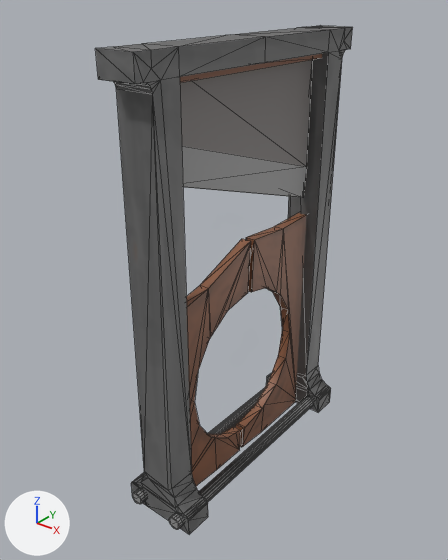
The glTF model assets/guillotine.glb as it was, and as the next commit left it.
Camera for both pictures: a camera (50 mm lens) standing at (8.1, -10.89, 11.23) and looking at (-0.32, -0.37, 4.7). The axes (+X, +Y, +Z) are drawn at lower left. The lights are the same throughout. Mesh edges are drawn as thin lines. Where no turn or scale is listed for an object, it has been applied to the vertices. Vertices at the same position are counted once.

Objects in the first picture: 'Blade', 'Frame'.
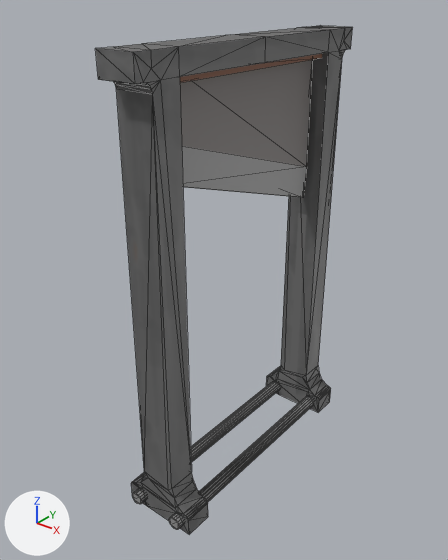
Patch to the scene script:
```diff
--- a/assets/guillotine.glb.py
+++ b/assets/guillotine.glb.py
@@ me_cube_001 @@
 me_cube_001.from_pydata(...)  # 305 vertices, 582 faces; spans x -0.95..0.95, y -3.63..3.63, z -0.41..10.18
 # used by ob_frame; location = (0.0, 0.0, 0.0)
+# me_cube_001 part 1: the loose piece of 41 vertices spanning x -0.14..0.16, y -3.13..0.1, z -0.36..5.67 is deleted
+# me_cube_001 part 2: the loose piece of 36 vertices spanning x -0.13..0.13, y -0.13..2.66, z -0.41..5.66 is deleted
 me_cube_001.materials.append(mat_material_001)
```

What differs and where, as boxes [x1, y1, x2, y2] in the pictures (448 x 560 px):
part 1 of me_cube_001, deleted (brown)
    before: [186, 239, 251, 486]
part 2 of me_cube_001, deleted (brown)
    before: [235, 213, 307, 447]
